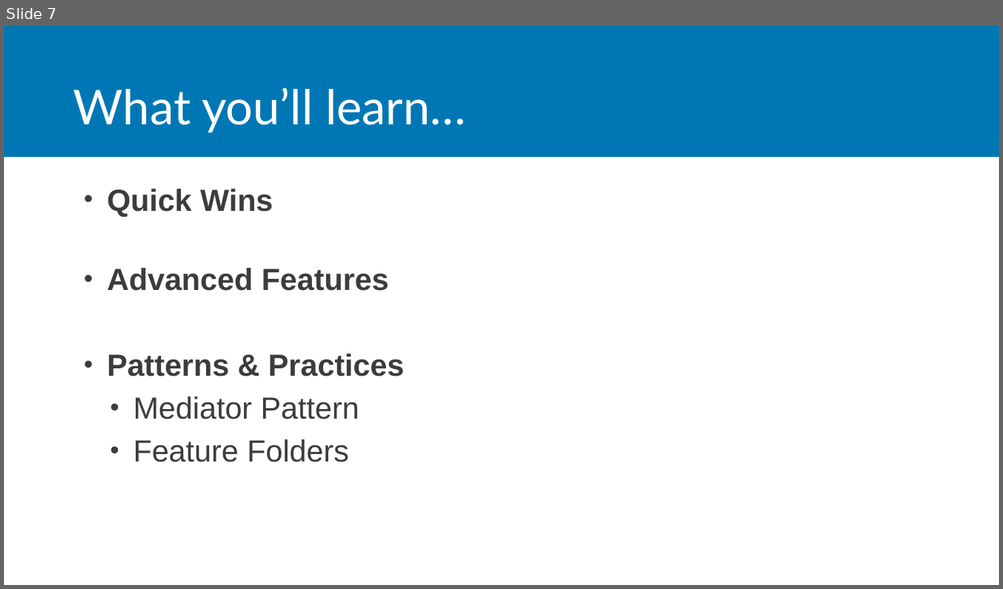
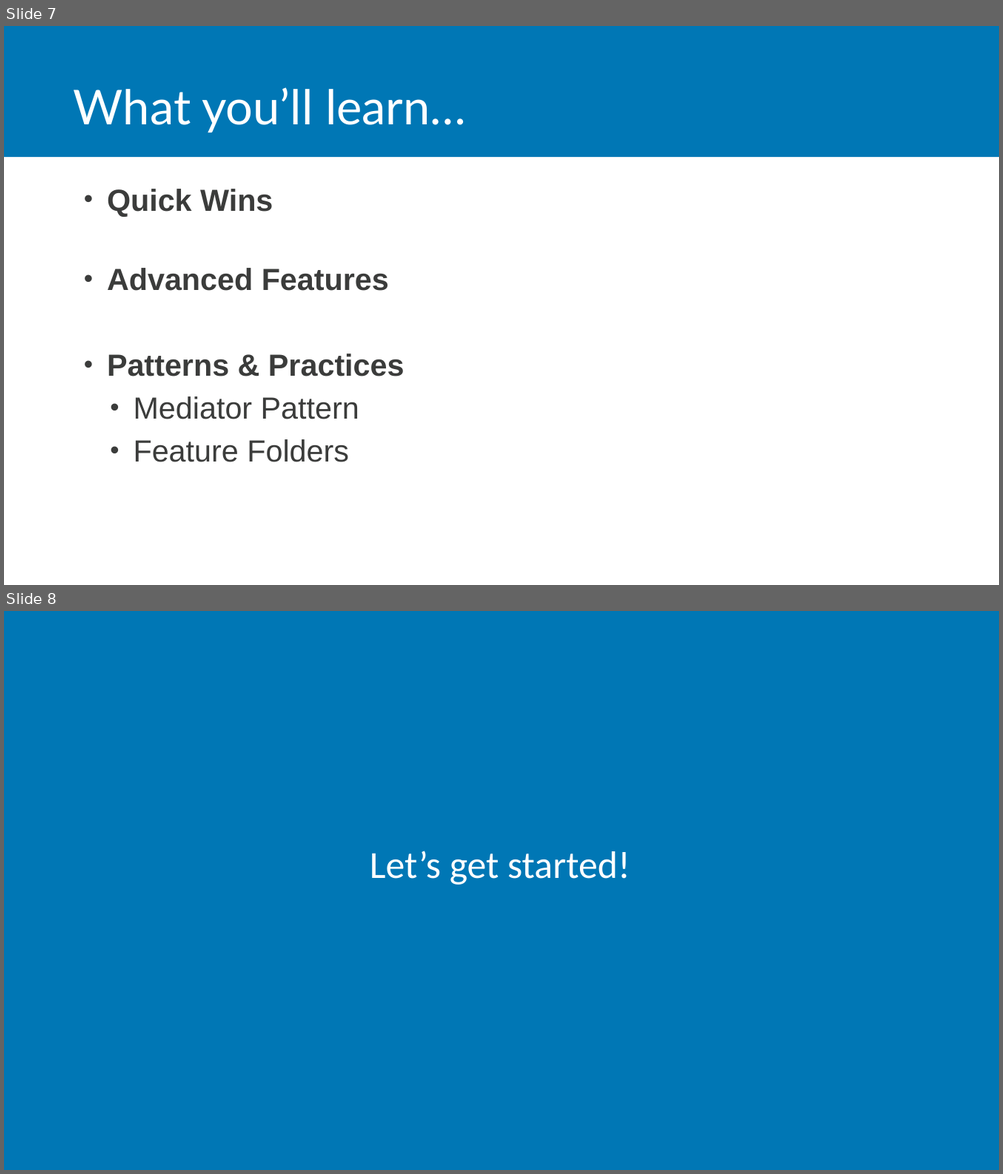
Before and after one commit to jchadwick/CustomizingAspNetMvc, a slide deck: 00_01-Welcome.pptx. Shown one above the other, each under a label of ours: slide 7 before the commit, slides 7 and 8 after it. The pictures are 1003x589 and 1003x1174 pixels, drawn with LibreOffice and Linux fonts; fonts in the diff are those of the drawing. Boxes give left, top, right and bottom in pixels: in the first picture for what was removed or moved away, otherwise in the second. Text is boxed around its words. In the diff, an @@ line names an element or a change of style, - is before the commit and + after.

Commit message:
Tweaks

```diff
--- a/00_01-Welcome.pptx
+++ b/00_01-Welcome.pptx
@@ slide 8 added at [4, 611, 999, 1170], background #FFFFFF @@
@@ rectangle added at [4, 611, 999, 1170], fill #0077B5 @@
@@ text added at [370, 851, 630, 885], 37 pt, text #FFFFFF @@
+Let’s get started!
```
Also in this commit, not shown: 1 slide removed.
